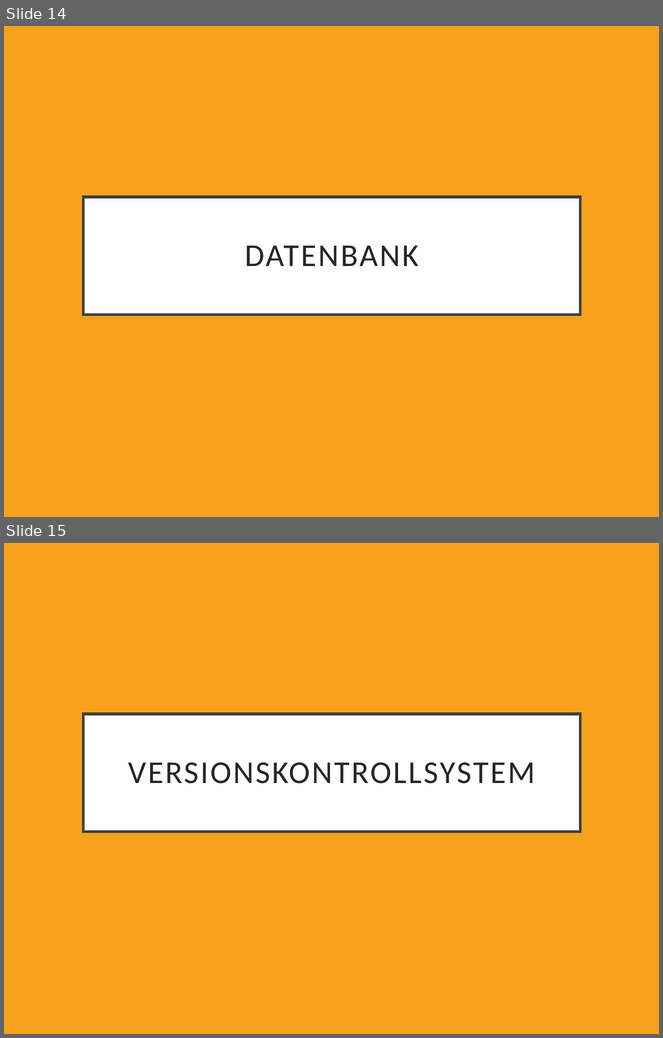
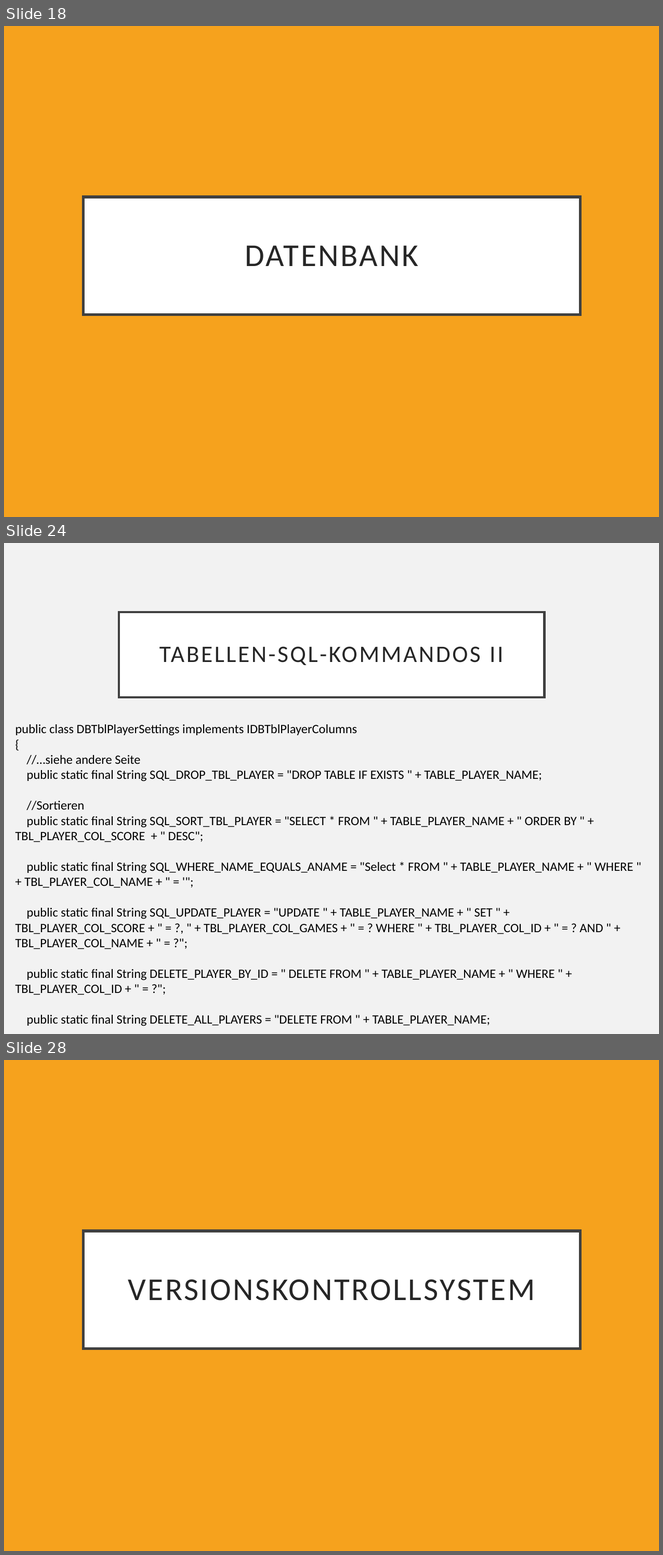
Before and after one commit to HeikoDudzus/VierGewinnt, a slide deck: Dokumente/Programmierprojekt.pptx. Shown one above the other, each under a label of ours: slides 14 and 15 before the commit, slides 18, 24 and 28 after it; the slides between them are not shown. The pictures are 663x1038 and 663x1555 pixels, drawn with LibreOffice and Linux fonts; fonts in the diff are those of the drawing. Boxes give left, top, right and bottom in pixels: in the first picture for what was removed or moved away, otherwise in the second. Text is boxed around its words. In the diff, an @@ line names an element or a change of style, - is before the commit and + after.

```diff
--- a/Dokumente/Programmierprojekt.pptx
+++ b/Dokumente/Programmierprojekt.pptx
@@ slide 24 added at [4, 543, 659, 1034], background #F2F2F2 @@
@@ title added at [119, 612, 545, 697], fill #FFFFFF, outline #404040 2.5 pt, 26 pt, text #262626 @@
+TABELLEN-SQL-KOMMANDOS II
@@ text added at [15, 724, 633, 1027], 14 pt, text #000000 @@
+public class DBTblPlayerSettings implements IDBTblPlayerColumns
+{
+//…siehe andere Seite
+public static final String SQL_DROP_TBL_PLAYER = "DROP TABLE IF EXISTS " + TABLE_PLAYER_NAME;
+//Sortieren
+public static final String SQL_SORT_TBL_PLAYER = "SELECT * FROM " + TABLE_PLAYER_NAME + " ORDER BY " + TBL_PLAYER_COL_SCORE + " DESC";
+public static final String SQL_WHERE_NAME_EQUALS_ANAME = "Select * FROM " + TABLE_PLAYER_NAME + " WHERE " + TBL_PLAYER_COL_NAME + " = '";
+public static final String SQL_UPDATE_PLAYER = "UPDATE " + TABLE_PLAYER_NAME + " SET " + TBL_PLAYER_COL_SCORE + " = ?, " + TBL_PLAYER_COL_GAMES + " = ? WHERE " + TBL_PLAYER_COL_ID + " = ? AND " + TBL_PLAYER_COL_NAME + " = ?";
+public static final String DELETE_PLAYER_BY_ID = " DELETE FROM " + TABLE_PLAYER_NAME + " WHERE " + TBL_PLAYER_COL_ID + " = ?";
+public static final String DELETE_ALL_PLAYERS = "DELETE FROM " + TABLE_PLAYER_NAME;
+}
@@ what was slide 14 is now slide 18 @@
@@ what was slide 15 is now slide 28 @@
```
Also in this commit, not shown: 1 slide changed, 12 other slides added.
